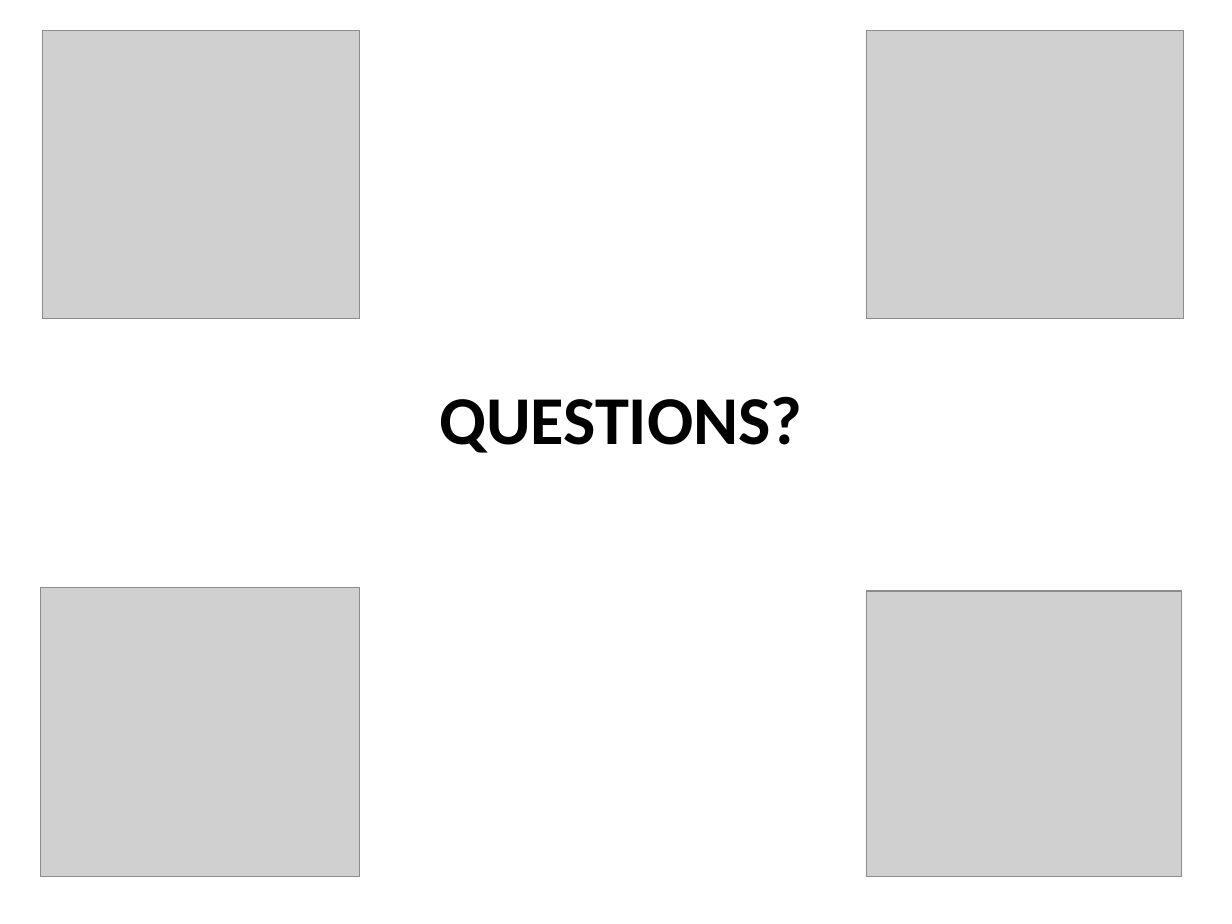
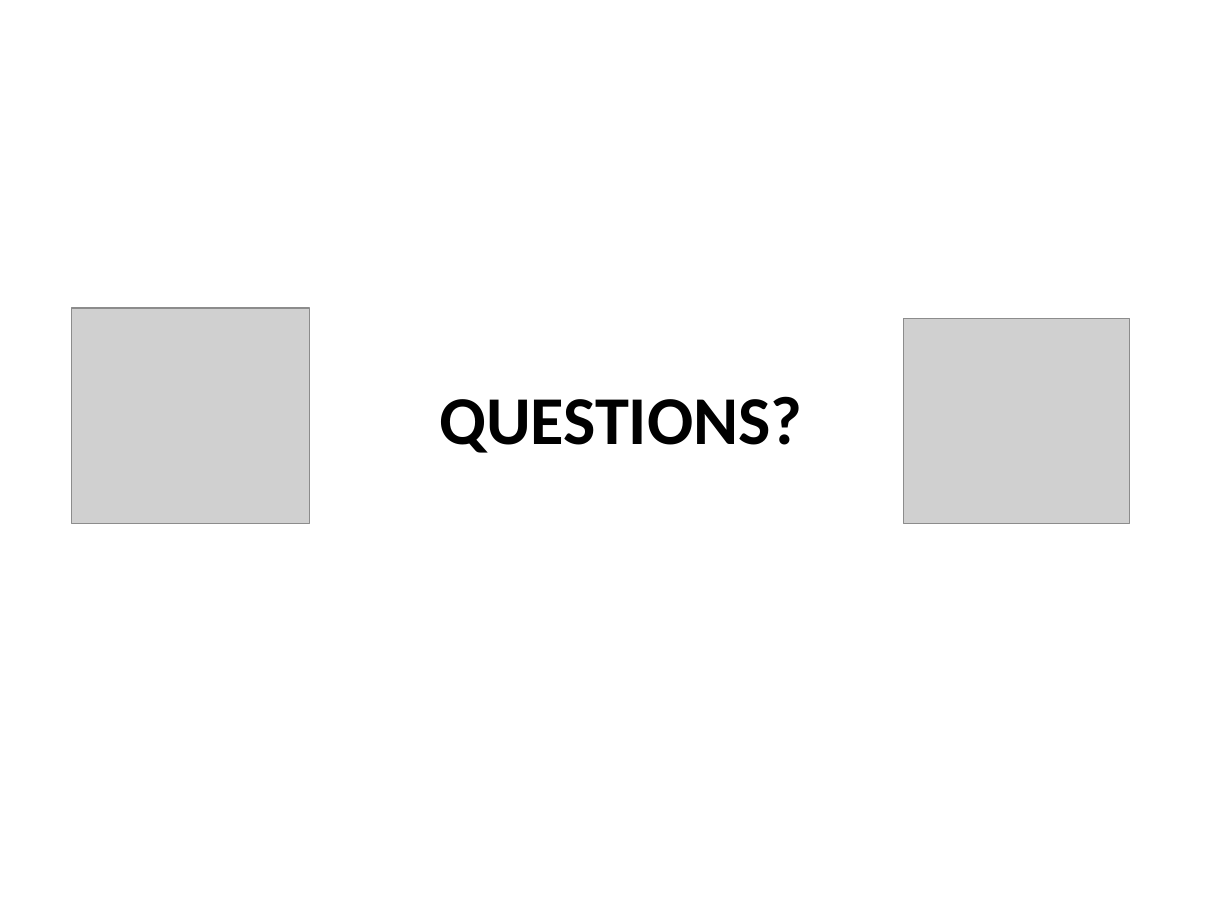
Before and after one commit to neostoic/pittfood, a slide deck: slide 8 of Presentation.pptx. Drawn at 1232x924 pixels with LibreOffice and Linux fonts; fonts in the diff are those of the drawing; grey boxes stand for pictures. Boxes give left, top, right and bottom in pixels: in the first picture for what was removed or moved away, otherwise in the second. Text is boxed around its words. In the diff, an @@ line names an element or a change of style, - is before the commit and + after.

```diff
--- a/Presentation.pptx
+++ b/Presentation.pptx
@@ picture removed at <box>42,31,359,318</box> @@
@@ picture removed at <box>866,31,1183,318</box> @@
@@ picture added at <box>71,308,309,524</box> @@
@@ picture added at <box>903,318,1130,524</box> @@
@@ picture removed at <box>41,588,360,877</box> @@
@@ picture removed at <box>866,591,1181,877</box> @@
```
Also in this commit, not shown: 7 other slides changed, 1 other file.
